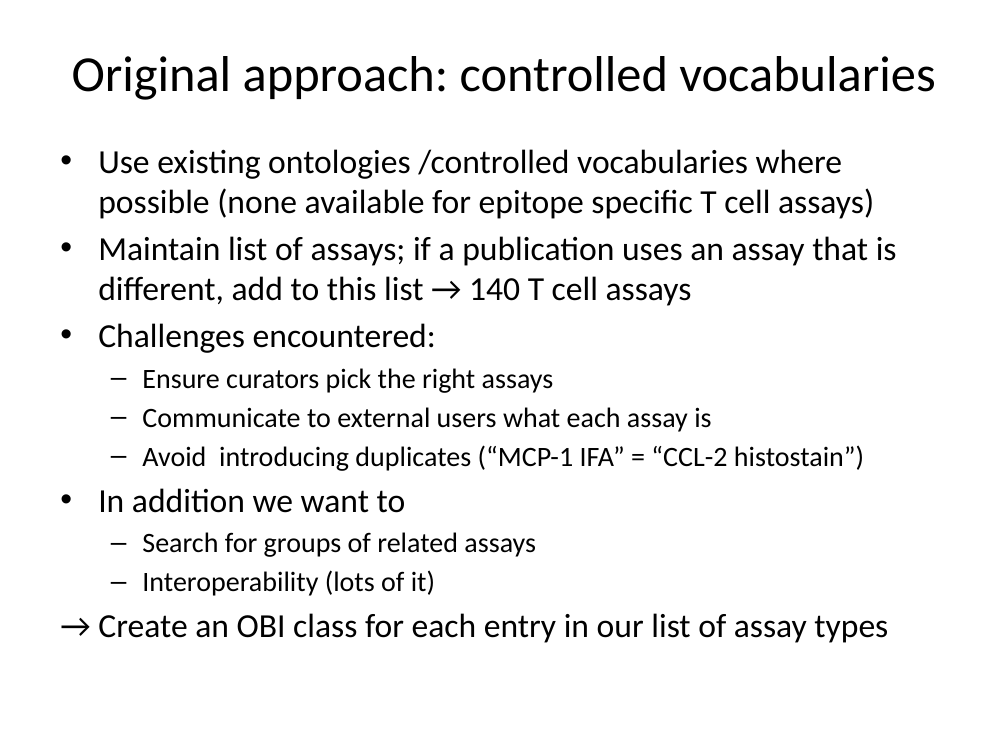
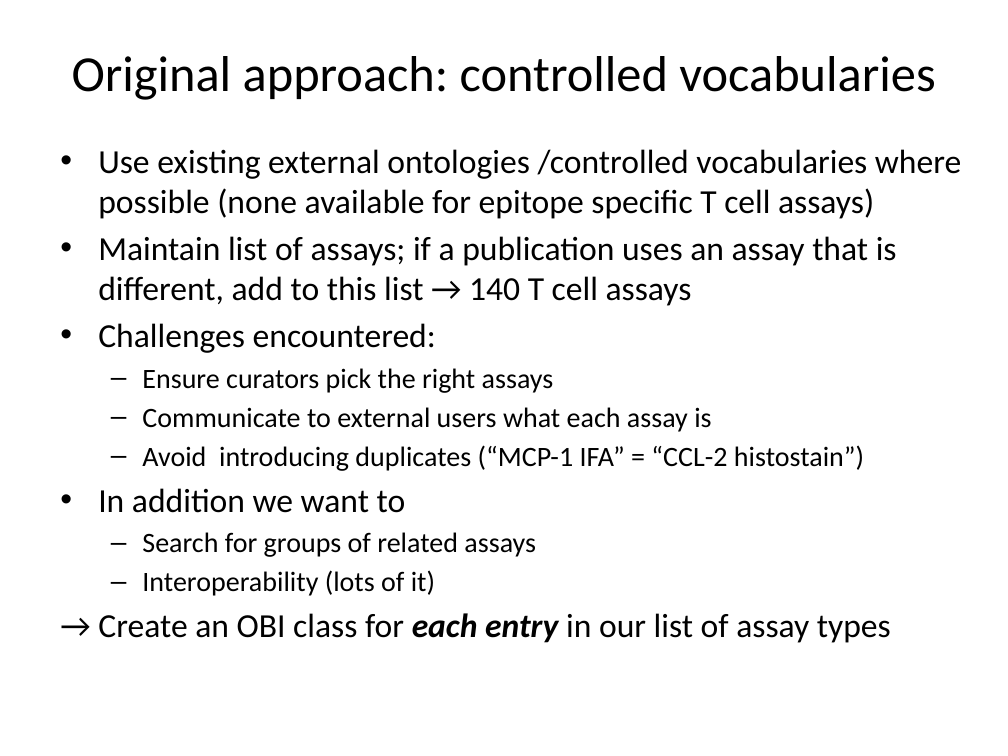
Before and after one commit to obi-ontology/obi-legacy-svn, a slide deck: slide 26 of trunk/docs/presentations/OBI tutorial July 2011 ICBO/OBI overview and IEDB.pptx. Drawn at 1008x756 pixels with LibreOffice and Linux fonts; fonts in the diff are those of the drawing. Boxes give left, top, right and bottom in pixels: in the first picture for what was removed or moved away, otherwise in the second. Text is boxed around its words. In the diff, an @@ line names an element or a change of style, - is before the commit and + after.

```diff
--- a/trunk/docs/presentations/OBI tutorial July 2011 ICBO/OBI overview and IEDB.pptx
+++ b/trunk/docs/presentations/OBI tutorial July 2011 ICBO/OBI overview and IEDB.pptx
@@ text at box(98, 149, 961, 219): text changed @@
-• Use existing ontologies /controlled vocabularies where possible (none available for epitope specific T cell assays)
+• Use existing external ontologies /controlled vocabularies where possible (none available for epitope specific T cell assays)
@@ text at box(98, 613, 891, 643): bold on, italic on in "each entry" @@
```
Also in this commit, not shown: 6 other slides changed, 5 slides added, 1 slide removed.
